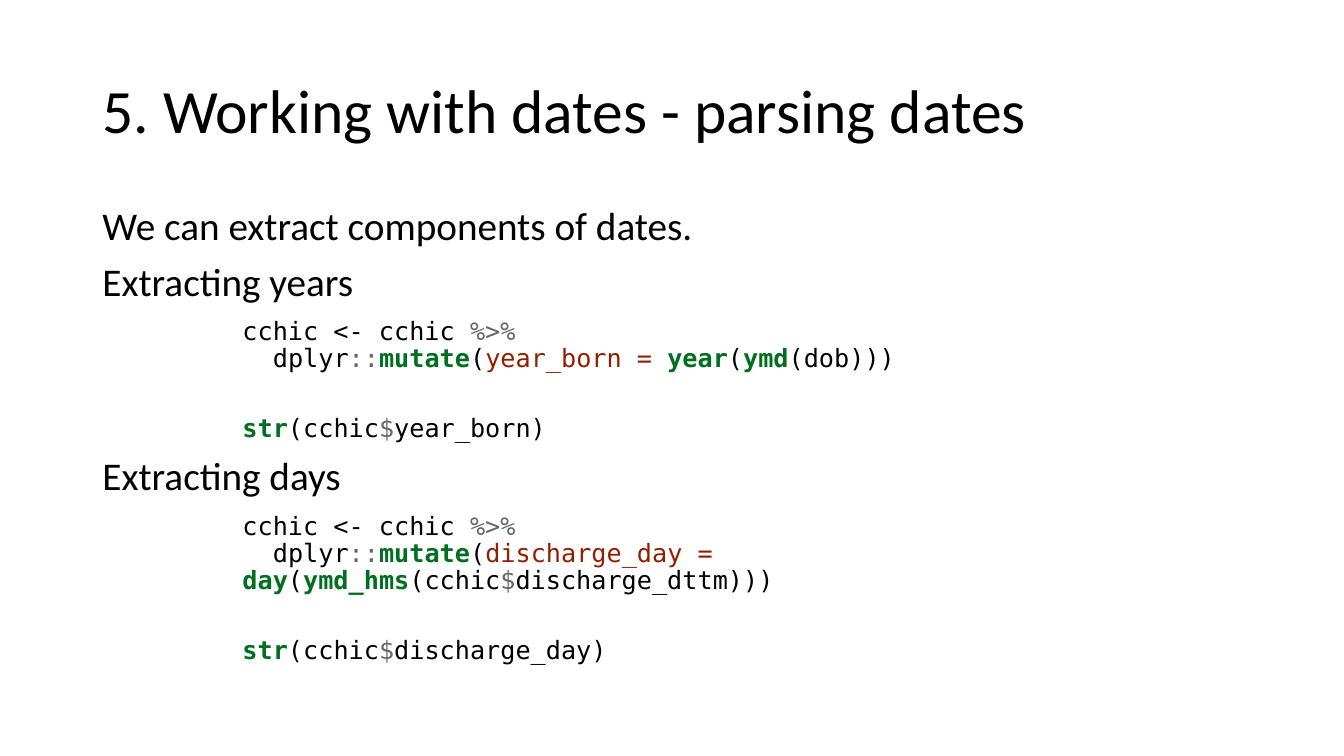
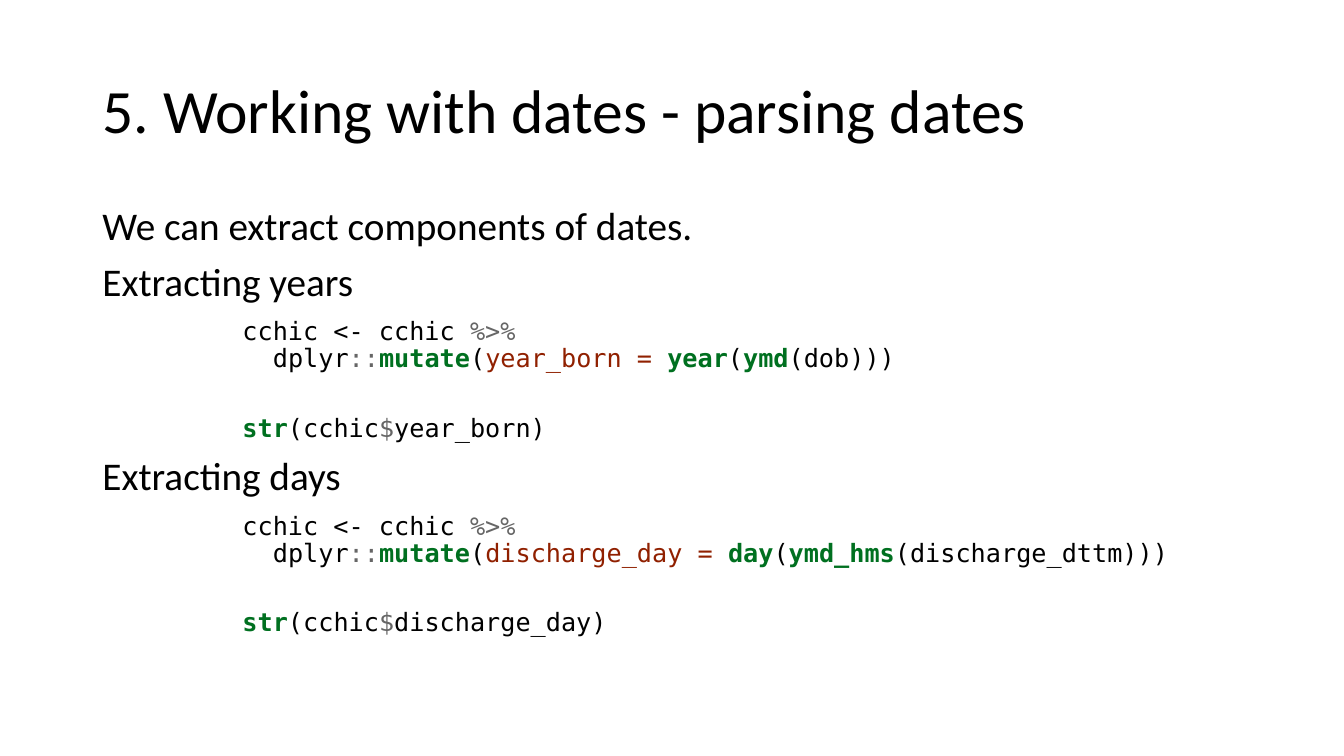
Before and after one commit to ClinicianCoders/ClinicianCoders, a slide deck: slide 27 of Workshops/Workshop4.pptx. Drawn at 1344x756 pixels with LibreOffice and Linux fonts; fonts in the diff are those of the drawing. Boxes give left, top, right and bottom in pixels: in the first picture for what was removed or moved away, otherwise in the second. Text is boxed around its words. In the diff, an @@ line names an element or a change of style, - is before the commit and + after.

```diff
--- a/Workshops/Workshop4.pptx
+++ b/Workshops/Workshop4.pptx
@@ text at bbox=[242, 516, 1168, 637]: text changed @@
-cchic <- cchic %>%
-dplyr::mutate(discharge_day = day(ymd_hms(cchic$discharge_dttm)))
-str(cchic$discharge_day)
+cchic <- cchic %>%
+dplyr::mutate(discharge_day = day(ymd_hms(discharge_dttm)))
+str(cchic$discharge_day)
```
Also in this commit, not shown: 1 other slide changed, 3 other files.
